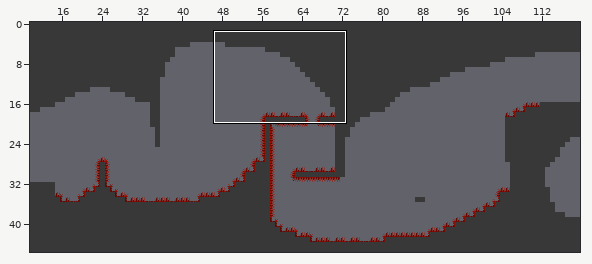
A Tiled map (JSON) gets an edit: Bin/Levels/Level_33.json. The picture above shows the old version from afar; the outline marks the close-up.
Close-up. Before:
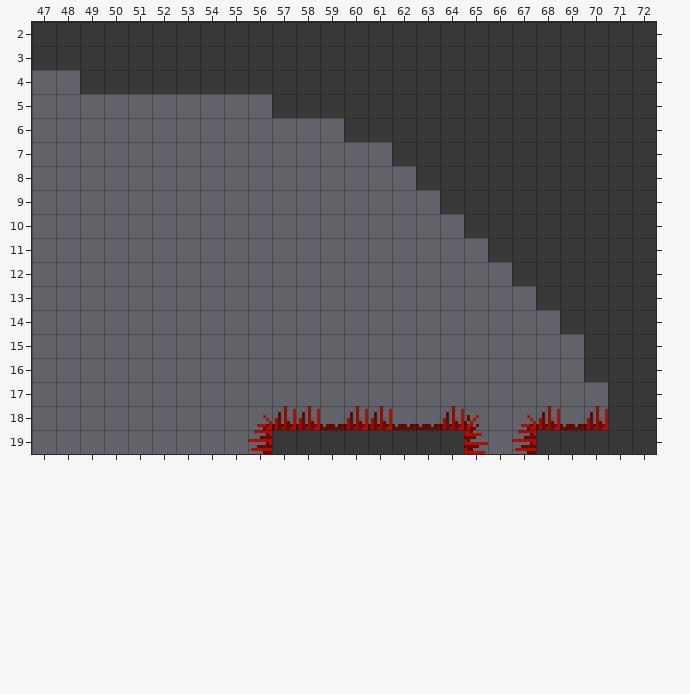
Cells are 8x8 px. Shown: x 47..72, y 2..19. The commit also changed other parts of the map, which this record leaves out.
The result:
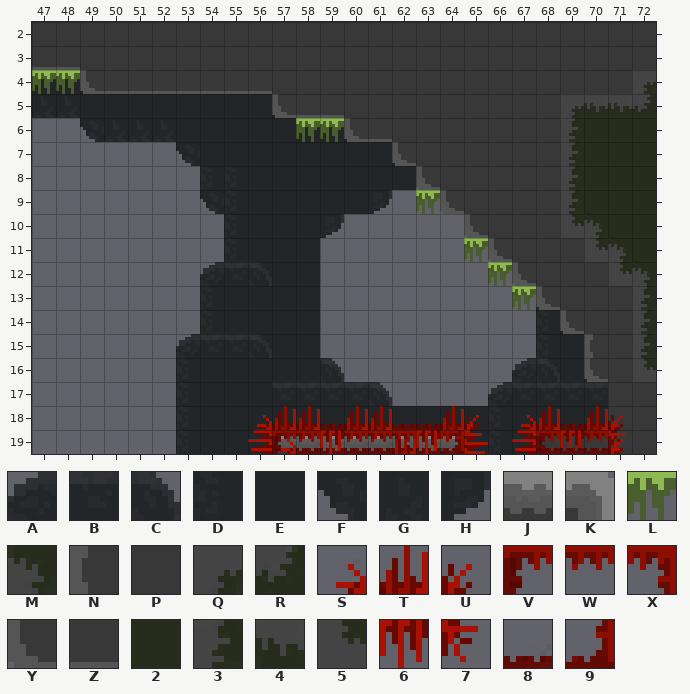
Key: from "passontileset": A 16, B 17, C 18, D 48, E 49, F 80, G 81, H 82, J 289, K 290, L 294, M 298, N 320, P 321, Q 328, R 330, S 337, T 338, U 339, V 340, W 341, X 342, Y 352, Z 353, 2 358, 3 360, 4 361, 5 393, 6 402, 7 403, 8 405, 9 406.
_ is an empty cell.
Diff:
Layer "BG1":
y 4: x 47..49 ___ -> EEE
y 5: x 47..57 ___________ -> GGEEEEEEEEE
y 6: x 49..60 ____________ -> FGGGEEEEEEEE
y 7: x 53..62 __________ -> FEEEEEEEEE
y 8: x 54..62 _________ -> DDEEEEEEE
y 9: x 54..61 ________ -> FDEEEEEH
y 10: x 55..59 _____ -> DEEEH
y 11: x 55..58 ____ -> DEEE
y 12: x 54 _ -> A; x 56..58 ___ -> EEE
y 13: x 54..58 _____ -> DEEEE; x 68 _ -> D
y 14: x 54..58 _____ -> DEEEE; x 68..69 __ -> DE
y 15: x 53..58 ______ -> ABBEEE; x 68..69 __ -> DE
y 16: x 53..59 _______ -> DEEEEEC; x 67..70 ____ -> AEEE
y 17: x 53..61 _________ -> DEEEBBBBC; x 66..70 _____ -> ABBBB
y 18: x 53..70 __________________ -> DEEEEEEEEEEEEDEEEE
y 19: x 53..56 ____ -> DEEE; x 65..71 _______ -> EDEPPPP
Layer "BG2":
y 12: x 55..56 __ -> BC
y 15: x 56 _ -> C
y 16: x 68 _ -> C
y 19: x 57..64 ________ -> JJJJJJJK
Layer "FG1":
y 3: x 47..48 PP -> ZZ
y 4: x 49..56 PPPPPPPP -> YZZZZZZZ; x 72 P -> Q
y 5: x 57..59 PPP -> YZZ; x 69..72 PPPP -> Q44R
y 6: x 58..61 __PP -> LLYZ; x 69..72 PPPP -> 3222
y 7: x 62 P -> Y; x 69..72 PPPP -> 3222
y 8: x 63 P -> Y; x 69..72 PPPP -> 3222
y 9: x 63..64 _P -> LY; x 69..72 PPPP -> 3222
y 10: x 65 P -> Y; x 69..72 PPPP -> 5M22
y 11: x 65..66 _P -> LY; x 70..72 PPP -> 5M2
y 12: x 66..67 _P -> LY; x 71..72 PP -> 5M
y 13: x 67..68 _P -> LY; x 72 P -> 3
y 14: x 69 P -> Y; x 72 P -> 3
y 15: x 70 P -> N; x 72 P -> 3
y 16: x 70 P -> Y; x 72 P -> 5
y 19: x 57..64 PPPPPPPP -> VW8WWT8X; x 68..71 PPPP -> V6W7
Layer "FG2":
y 4: x 47..48 __ -> LL
y 18: x 71 _ -> U
y 19: x 57..64 ________ -> S8688W69; x 68..71 ____ -> 888U
